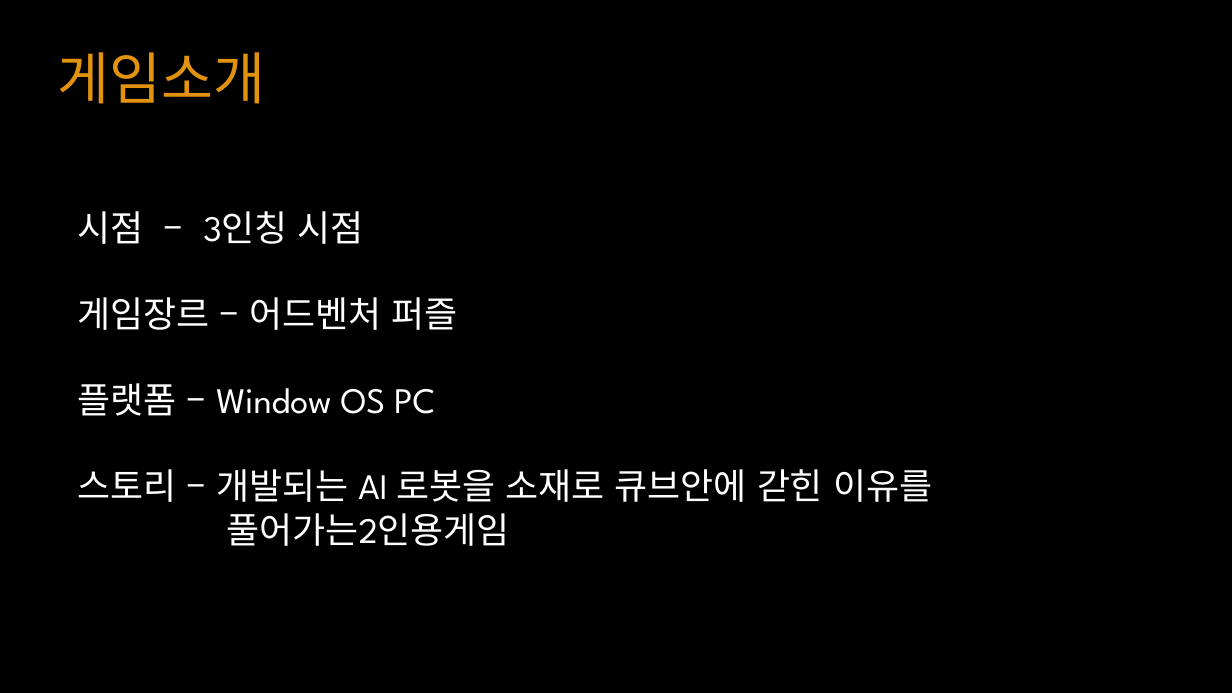
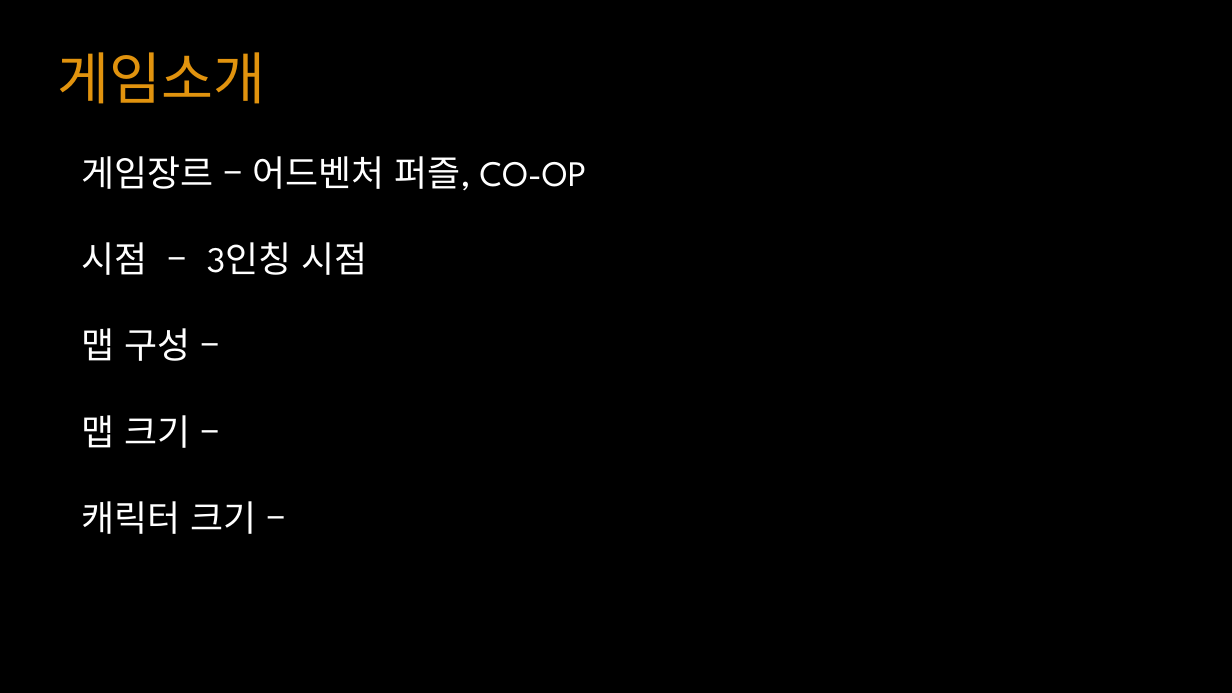
Before and after one commit to YKTeam/Room503, a slide deck: slide 5 of Document/Escape Cube(가제) ppt.pptx. Drawn at 1232x693 pixels with LibreOffice and Linux fonts; fonts in the diff are those of the drawing. Boxes give left, top, right and bottom in pixels: in the first picture for what was removed or moved away, otherwise in the second. Text is boxed around its words. In the diff, an @@ line names an element or a change of style, - is before the commit and + after.

```diff
--- a/Document/Escape Cube(가제) ppt.pptx
+++ b/Document/Escape Cube(가제) ppt.pptx
@@ text "게임장르 – 어드벤처 퍼즐, CO-OP": place and size @@
-text "게임장르 – 어드벤처 퍼즐, CO-OP" at box(78, 211, 932, 546)
+text "게임장르 – 어드벤처 퍼즐, CO-OP" at box(81, 156, 587, 534)
@@ text at box(81, 156, 587, 191): paragraph added @@
+게임장르 – 어드벤처 퍼즐, CO-OP
@@ text at box(81, 328, 256, 534): text changed @@
-게임장르 – 어드벤처 퍼즐
-플랫폼 – Window OS PC
-스토리 – 개발되는 AI 로봇을 소재로 큐브안에 갇힌 이유를
-풀어가는2인용게임
+맵 구성 –
+맵 크기 –
+캐릭터 크기 –
```
Also in this commit, not shown: 6 other slides changed, 2 slides added, 2 slides removed, 1 other file.
